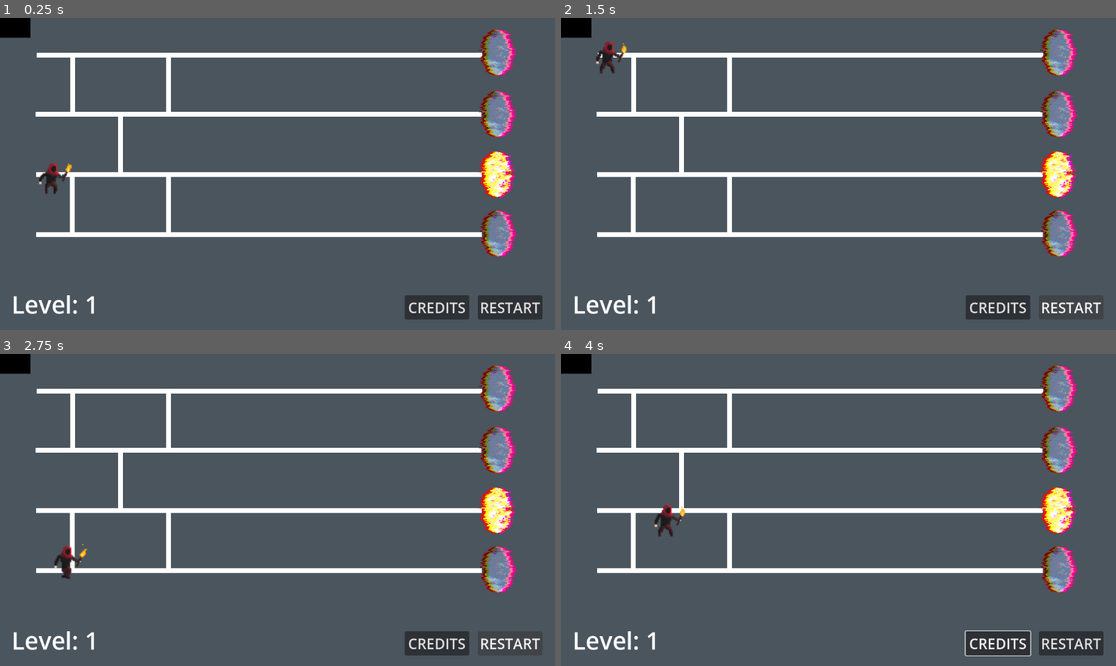
Above: before the commit, frames 1-4 (two rows, left to right).
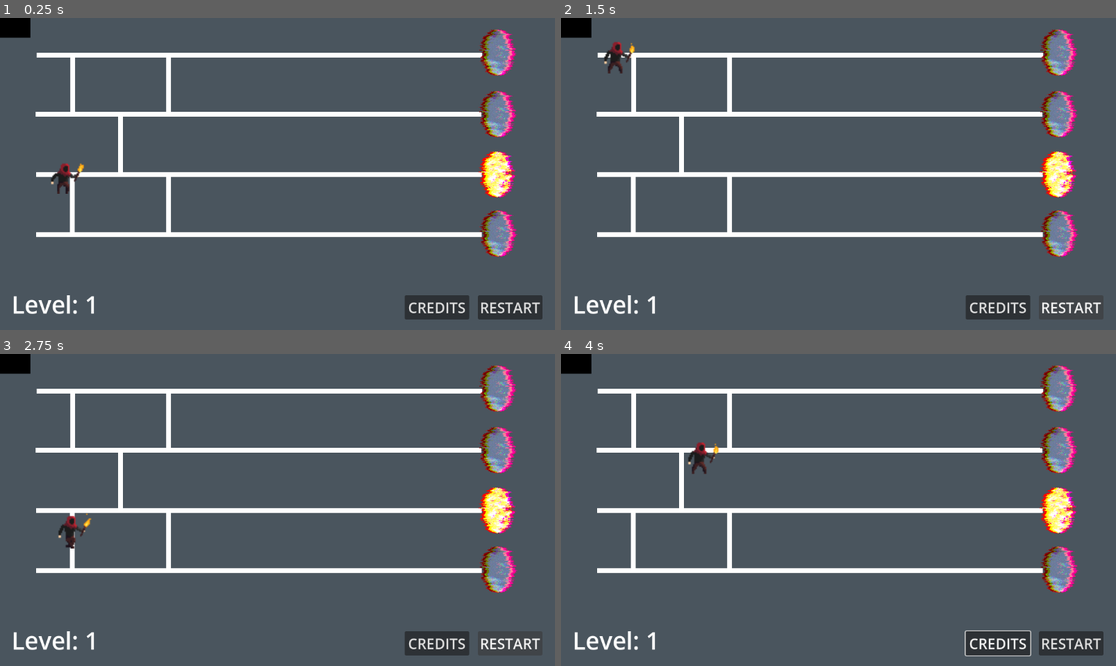
Above: after the commit, the same moments.

Repository: vescito/gae_void
Game: Godot game, scene res://main_scene.tscn
Two runs of this game, one before a commit and one after it. Both use one fixed random seed, a clock stepped at 60 frames per second and the inputs below. The engine's default icon, where the game draws it, is replaced by a stand-in: a white triangle on a blue panel in a dark square. Video files are missing from this copy of the repository; at most half a second of black plays in their place.
Inputs (mouse positions are in pixels of both pictures, inside the frame that each line leads up to):
- Up to frame 1 (0.25 s): no input
- Up to frame 2 (1.5 s): click "RESTART" at 0.5 s; click "RESTART" at 1.25 s
- Up to frame 3 (2.75 s): click "RESTART" at 2 s
- Up to frame 4 (4 s): click "CREDITS" at 2.75 s; move the mouse to (821, 391) at 3.52 s; click (821, 391) at 3.67 s

The runs differ from the first frame. In frame 1, 0.4% of the frame differs, in the area x 7-16%, y 46-57%; in frame 2, 0.4%; in frame 3, 0.5%, in the area x 9-17%, y 51-73%; in frame 4, 0.5%.

Commit message:
fix

Diff:
--- a/Scripts/LineMovement.gd
+++ b/Scripts/LineMovement.gd
@@ -3,7 +3,7 @@
 @onready var animated_player = $PlayerAnim
 
 
-var speed = 125
+var speed = 225
 var current_line
 var current_target_index = 1
 var on_line = true
@@ -44,20 +44,21 @@
 	var direction = (target - position).normalized()
 	var movement = direction * speed * delta
 
-
 	position += movement
 
-	if position.distance_to(target) < speed * delta:
-		if moveForward:
-			if current_target_index < line_points.size() - 1:
-				current_target_index += 1
-			else:
-				on_line = false
-		else:
-			if current_target_index > 0:
-				current_target_index -= 1
-			else:
-				on_line = false
+	#if position.distance_to(target) < speed * delta:
+		#if moveForward:
+			#if current_target_index < line_points.size() - 1:
+				#current_target_index += 1
+			#else:
+				#on_line = false
+				#print("offline1")
+		#else:
+			#if current_target_index > 0:
+				#current_target_index -= 1
+			#else:
+				#on_line = false
+				#print("offline2")
 
 func new_line():
 	current_line = lines[randi() % lines.size()]
@@ -75,8 +76,9 @@
 	if speed < 250:
 		speed += 15
 	$"../Mechanics".nextLevel()
+	var line = current_line
 	new_line()
-	pass # Replace with function body.
+	pass
 
 
 # DAS HIER IST FÜR DIE NICHT GENERIERTEN LINES
@@ -92,13 +94,10 @@
 
 # DAS HIER IST FÜR DIE GENERIERTEN LINES
 func _on_main_scene_turn(l1, l2, mf):
-	print("Signal angekommen")
+	print("Signal agekommen")
 	change_line(l1, l2)
 	if!(current_line == lines[0] || current_line == lines[1] || current_line == lines[2] || current_line == lines[3]):
 		moveForward = mf
 	else:
 		moveForward = true
 	pass
-
-
-#HIER MUSS WAS VERÄNDERT WERDEN. DIE TURNS MÜSSEN IM CROSSING DURCH SIGNALE GEMACHT WERDEN, NICHT VIA DRAWLINE
